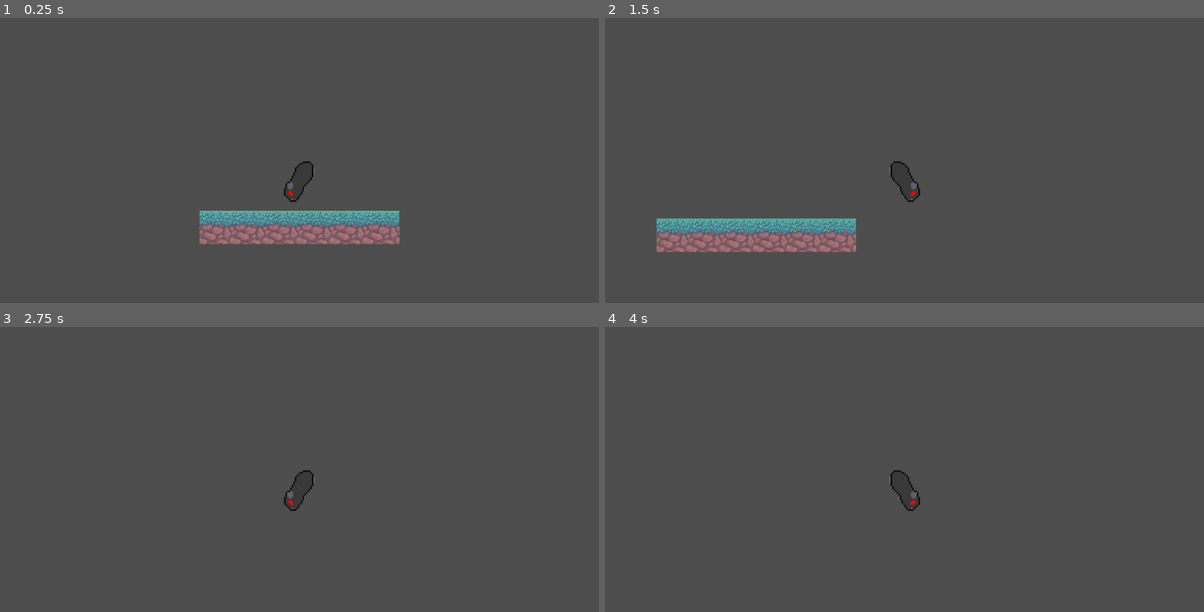
Above: before the commit, frames 1-4 (two rows, left to right).
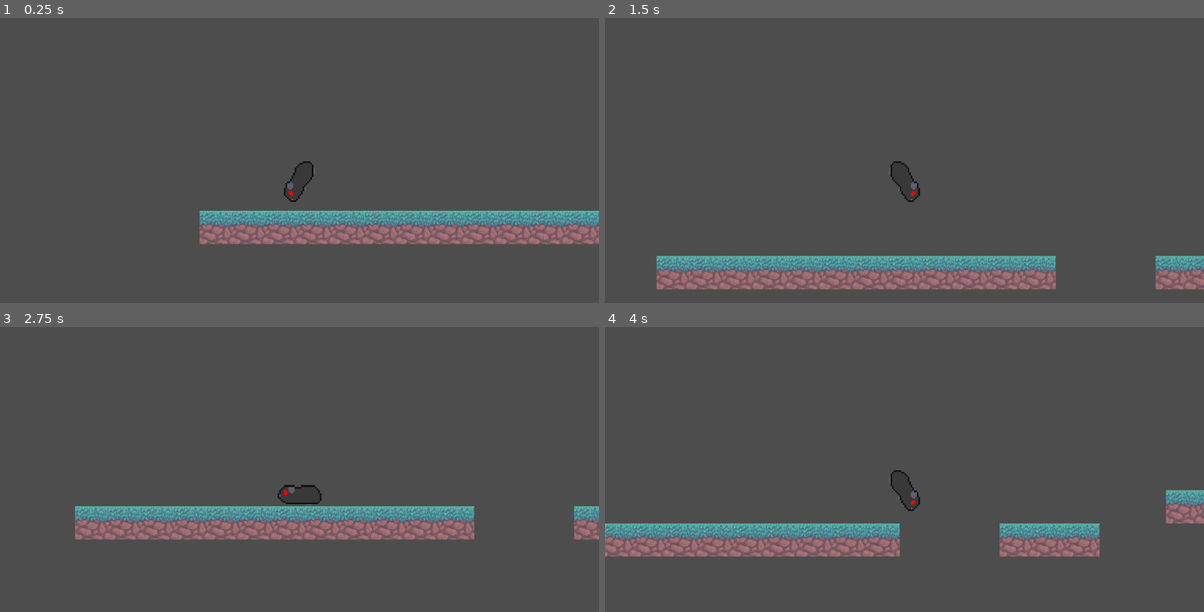
Above: after the commit, the same moments.

Repository: squidink7/RevengeOfThePeeg
Game: Godot game, scene res://scenes/game_world.tscn
Two runs of this game, one before a commit and one after it. Both use one fixed random seed, a clock stepped at 60 frames per second and the inputs below.
Inputs:
- Up to frame 1 (0.25 s): no input
- Up to frame 2 (1.5 s): hold D (move_right) from 0.53 s (still down); tap Space (jump) at 0.77 s
- Up to frame 3 (2.75 s): tap Space (jump) at 1.52 s; release D (move_right) at 2.03 s; hold A (move_left) from 2.03 s (still down)
- Up to frame 4 (4 s): release A (move_left) at 2.78 s; hold D (move_right) from 2.78 s (still down); tap Space (jump) at 3.02, 3.77 s

The runs differ from the first frame. In frame 1, 3.9% of the frame differs, in the area x 66-100%, y 67-80%; in frame 2, 13%, in the area x 8-100%, y 70-96%; in frame 3, 8.5%; in frame 4, 8.4%.

Commit message:
new push

Diff:
--- a/prefabs/player.gd
+++ b/prefabs/player.gd
@@ -2,7 +2,7 @@
 
 
 const SPEED = 300.0
-const JUMP_VELOCITY = -400.0
+const JUMP_VELOCITY = -500.0
 
 # Get the gravity from the project settings to be synced with RigidBody nodes.
 var gravity = ProjectSettings.get_setting("physics/2d/default_gravity")
--- a/scenes/game_world.tscn
+++ b/scenes/game_world.tscn
@@ -21,9 +21,13 @@
 [node name="TileMap" type="TileMap" parent="."]
 tile_set = SubResource("TileSet_qilb0")
 format = 2
-layer_0/tile_data = PackedInt32Array(65533, 0, 0, 65534, 0, 0, 65535, 0, 0, 0, 0, 0, 1, 0, 0, 2, 0, 0)
+layer_0/tile_data = PackedInt32Array(65533, 0, 0, 65534, 0, 0, 65535, 0, 0, 0, 0, 0, 1, 0, 0, 2, 0, 0, 3, 0, 0, 4, 0, 0, 5, 0, 0, 6, 0, 0, 7, 0, 0, 8, 0, 0, 12, 0, 0, 14, 0, 0, 13, 0, 0, -65519, 0, 0, -65518, 0, 0)
 
 [node name="CharacterBody2D" parent="." instance=ExtResource("2_nhcqk")]
 position = Vector2(0, -80)
 
 [node name="Camera2D" type="Camera2D" parent="CharacterBody2D"]
+
+[node name="ParallaxBackground" type="ParallaxBackground" parent="."]
+
+[node name="ParallaxLayer" type="ParallaxLayer" parent="ParallaxBackground"]
